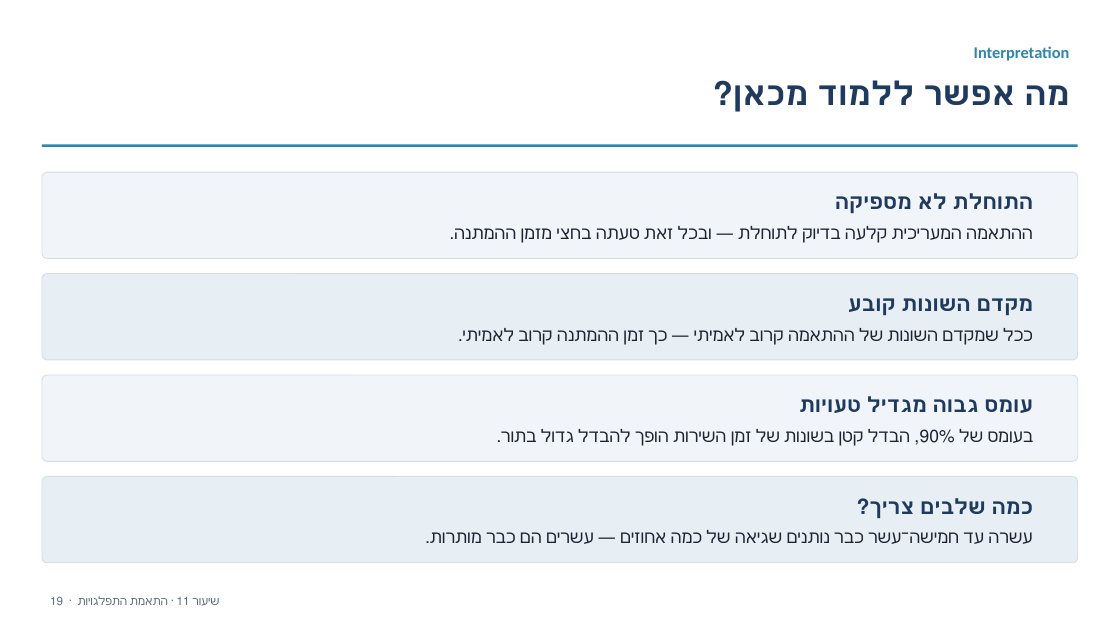
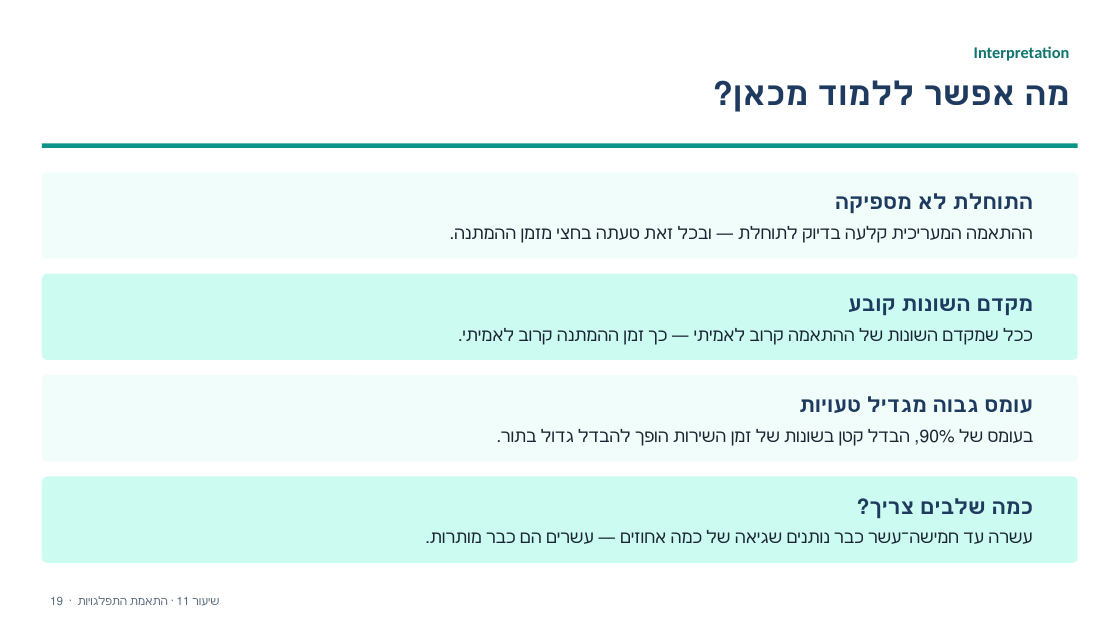
Before and after one commit to eliransher/sim_course, a slide deck: slide 20 of lectures/presentation/notebook_11_dist_fitting.pptx. Drawn at 1120x630 pixels with LibreOffice and Linux fonts; fonts in the diff are those of the drawing. Boxes give left, top, right and bottom in pixels: in the first picture for what was removed or moved away, otherwise in the second. Text is boxed around its words. In the diff, an @@ line names an element or a change of style, - is before the commit and + after.

```diff
--- a/lectures/presentation/notebook_11_dist_fitting.pptx
+++ b/lectures/presentation/notebook_11_dist_fitting.pptx
@@ text "Interpretation" at (974,46,1070,61): text colour #2E86AB to #0F766E @@
@@ rectangle at (42,144,1078,149): fill #2E86AB to #0D9488 @@
@@ rounded rectangle at (42,172,1078,259): fill #F1F5F9 to #F0FDFA; outline #D3DDE6 0.75 pt to none @@
@@ rounded rectangle at (42,274,1078,360): fill #E7EEF4 to #CCFBF1; outline #D3DDE6 0.75 pt to none @@
@@ rounded rectangle at (42,375,1078,461): fill #F1F5F9 to #F0FDFA; outline #D3DDE6 0.75 pt to none @@
@@ rounded rectangle at (42,476,1078,563): fill #E7EEF4 to #CCFBF1; outline #D3DDE6 0.75 pt to none @@
```
Also in this commit, not shown: 20 other slides changed, 15 other files.
